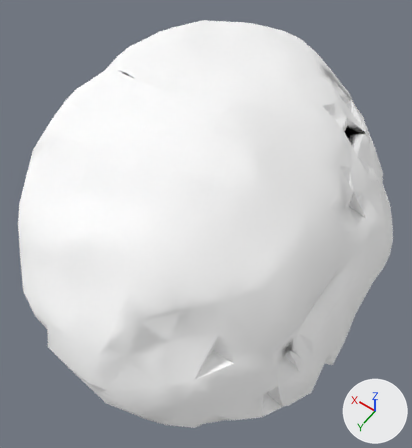
A saved change to the glTF model public/models/lowpix/world/wear_beret.glb.
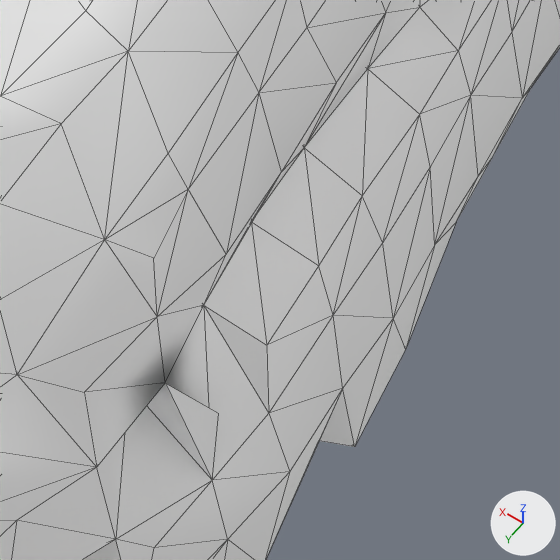
The first picture shows the older version from a 50 mm lens placed at (-0.0747, 0.1163, 0.2033), pointed at (0.0018, 0.0092, 0.035). The close-ups show the older and then the newer version on the part from 61% to 92% of the width and 58% to 87% of the height of that picture. Only the edits that show in the close-ups are written down. The lights are fixed; the arrows at lower right show +X, +Y and +Z. The close-ups show mesh edges as thin lines. Where no turn or scale is listed for an object, it has been applied to the vertices. Vertices at exactly the same position are counted once.

Script lines for the objects in view, before the commit:
```python
me_mesh = bpy.data.meshes.new('mesh')
me_mesh.from_pydata(...)  # 933 vertices, 2000 faces; spans x -0.061..0.061, y -0.081..0.081, z -0.04..0.04
me_mesh.materials.append(mat_pixel_card)  # picture img_atlas
ob_mesh = bpy.data.objects.new('mesh', me_mesh)
ob_mesh.location = (0.0, 0.0, 0.04)
```
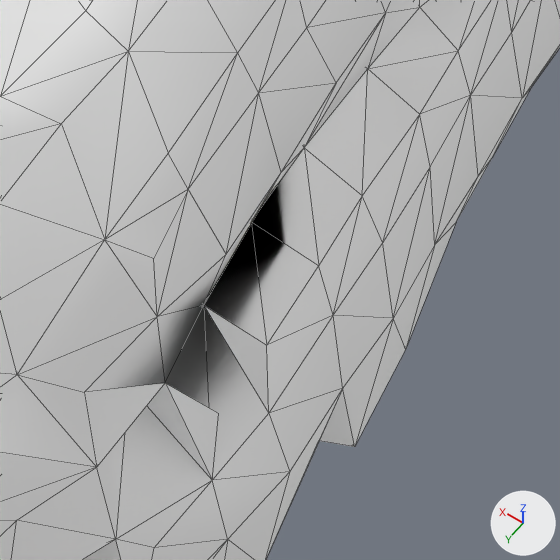
The change in detail:
me_mesh has 933 vertices, 2000 faces and spans x -0.061..0.061, y -0.081..0.081, z -0.04..0.04.
me_mesh is used by ob_mesh; location (0.0, 0.0, 0.04).
me_mesh part 1: 2000 kept faces spanning x -0.061..0.061, y -0.081..0.081, z -0.04..0.04 get new texture (UV) coordinates.

Pixel boxes [x1, y1, x2, y2] of what changed, in the close-ups (560 x 560 px):
part 1 of me_mesh, surface changed (darker): [114, 121, 320, 425] in both
